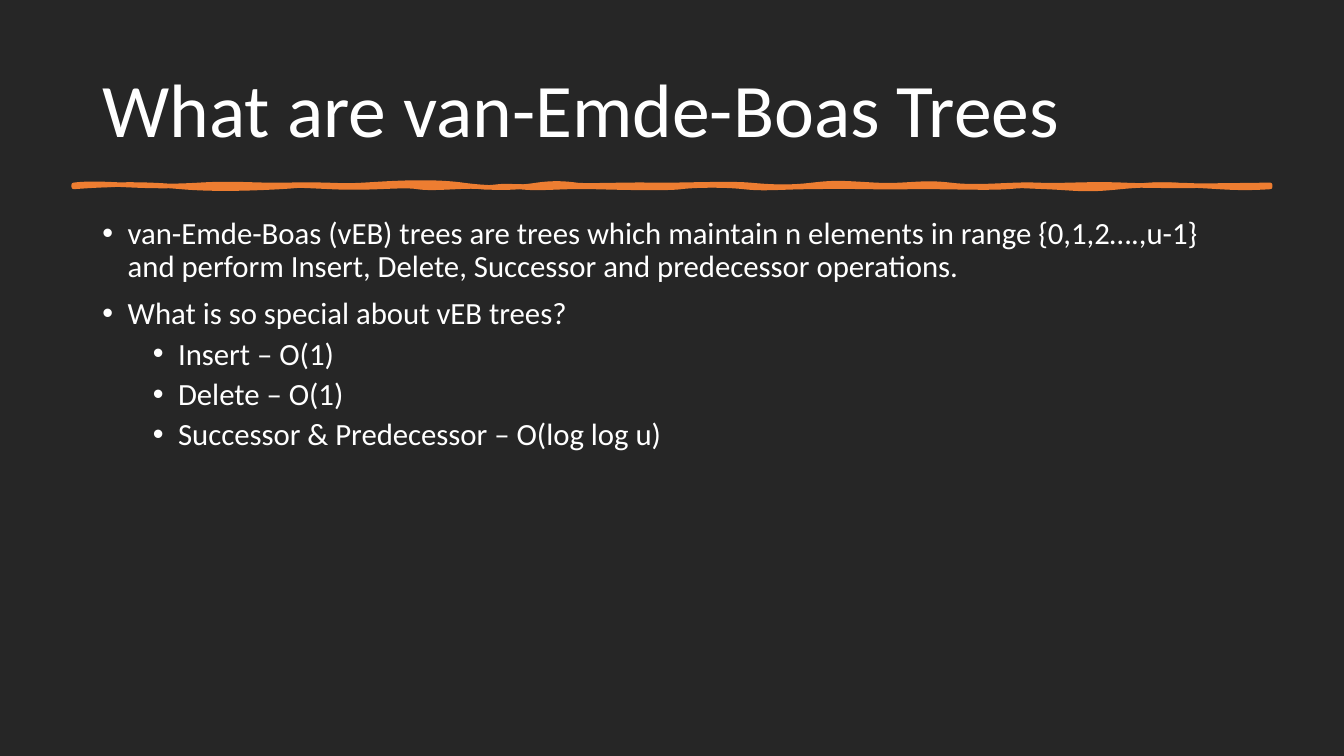
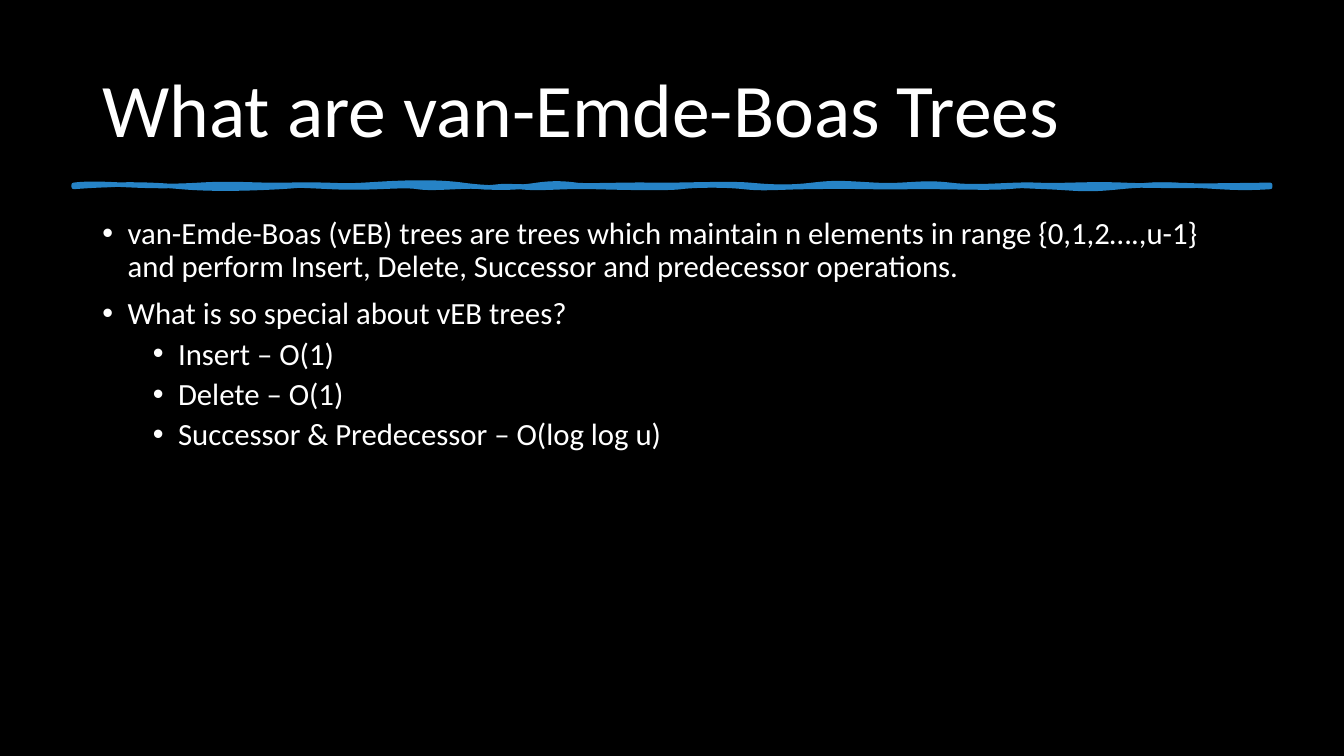
Before and after one commit to drdholu/van-Emde-Boas, a slide deck: slide 2 of vEB Allocation Framework.pptx. Drawn at 1344x756 pixels with LibreOffice and Linux fonts; fonts in the diff are those of the drawing. Boxes give left, top, right and bottom in pixels: in the first picture for what was removed or moved away, otherwise in the second. Text is boxed around its words. In the diff, an @@ line names an element or a change of style, - is before the commit and + after.

```diff
--- a/vEB Allocation Framework.pptx
+++ b/vEB Allocation Framework.pptx
@@ background #262626 to #000000 @@
@@ freeform shape at (x1=74, y1=185, x2=1270, y2=187): fill #ED7D31 to #2683C6; outline #ED7D31 3.25 pt to #2683C6 3.25 pt @@
```
Also in this commit, not shown: 8 other slides changed, 6 slides added, 5 other files.
